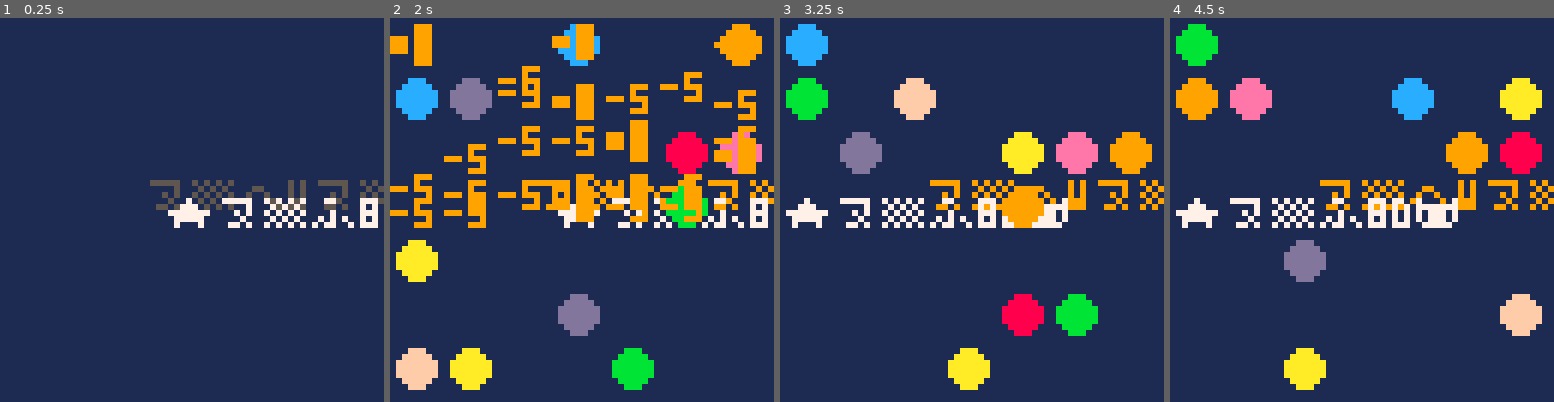
Above: before the commit, frames 1-4 (left to right).
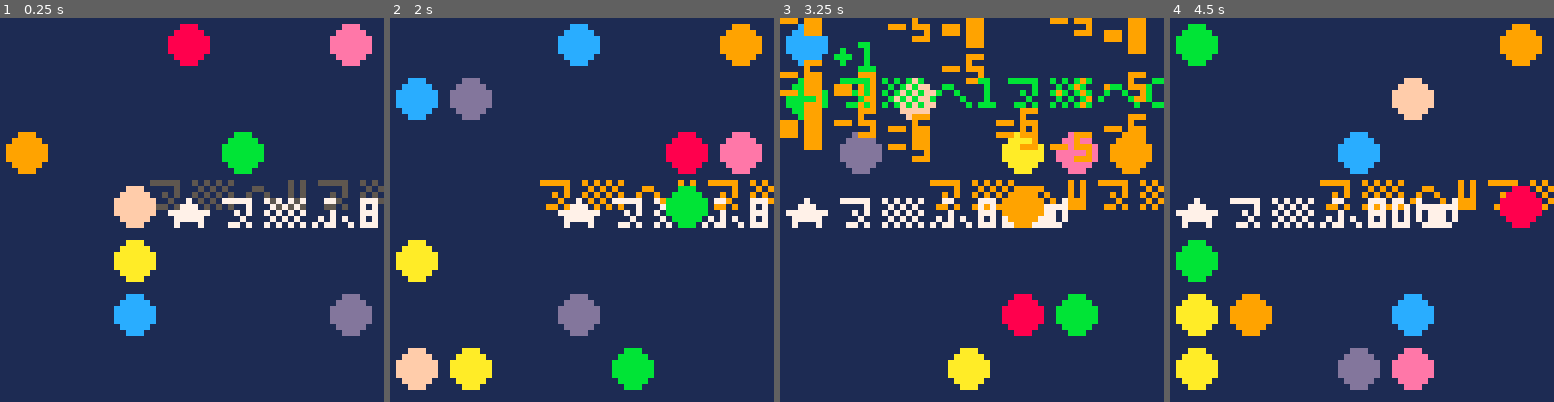
Above: after the commit, the same moments.

Repository: pancelor/bubble-cat
Game: PICO-8 cartridge min.p8
Same seed, same stepped clock (60 frames per second), same inputs: the game is played once before the commit and once after it.
Inputs:
- Up to frame 1 (0.25 s): no input
- Up to frame 2 (2 s): tap X (X key) at 0.33, 1.07, 1.85 s; tap O (Z key) at 0.7, 1.7 s; hold Right from 1.6 s (still down)
- Up to frame 3 (3.25 s): release Right at 2.1 s; tap O (Z key) at 2.1, 2.5, 2.9 s; hold Up 2.15-2.42 s; hold Right 2.47-3.03 s; tap X (X key) at 2.97 s; hold Left from 3.08 s (still down)
- Up to frame 4 (4.5 s): tap O (Z key) at 3.3, 3.7, 4.1 s; release Left at 3.58 s; hold Down 3.63-3.97 s; hold Right from 4.02 s (still down); tap X (X key) at 4.08 s

The runs differ from the first frame. In frame 1, 7.2% of the frame differs, in the area x 1-97%, y 1-83%; in frame 2, 9.4%; in frame 3, 9.1%; in frame 4, 17%, in the area x 1-97%, y 1-97%.

Commit message:
no good; 596

Diff:
--- a/min.lua
+++ b/min.lua
@@ -7,10 +7,10 @@
 if(b>0)fn=b*.5938&.75
 if(not fc)fc,fn=fn
 if(fc)px+=cos(fc)py+=sin(fc)
-ty=abs(px-3)>3or abs(py-3)>3?"★⁵8d🐱",px*9+1,py*9+3,7
+U=px*9V=py*9ty=abs(px-3)>3or abs(py-3)>3?"★⁵8d🐱",U+1,V+3,7
 for i=#A,1,-1do
 w=A[i]d=q and"-5"v=w\7*9u=w%7*9rf(u+4,v+4,3,i|8)
-if(py==v\9and u\9==px)ty=del(A,w)d="+1"?"⁷d"
+if(V==v and U==u)ty=del(A,w)d="+1"?"⁷d"
 if(#A<1)d="+10"q="⁷cg"
 if(d)add(fl,{d,u,v,d*11})sz+=d
 end
